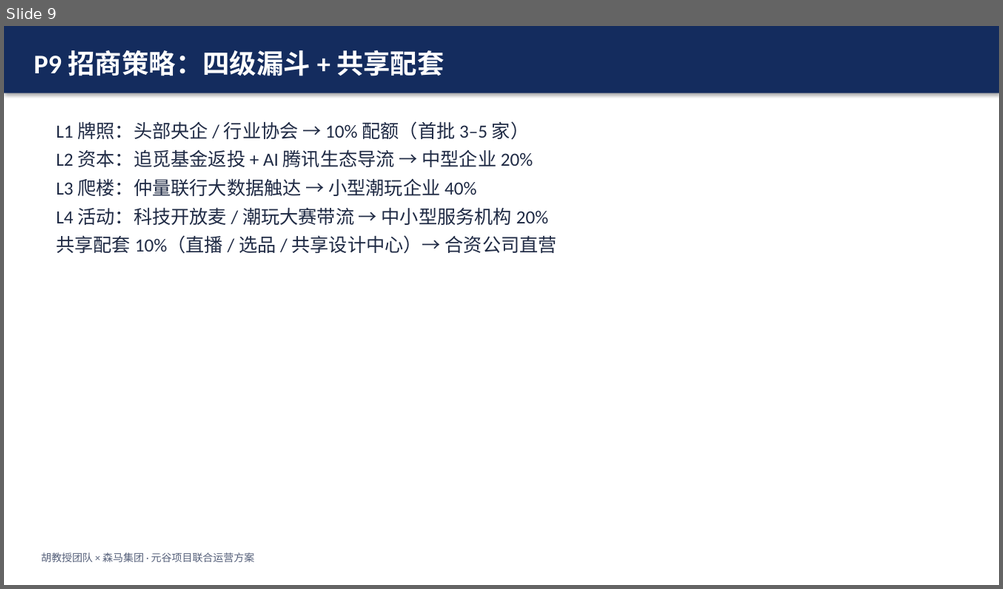
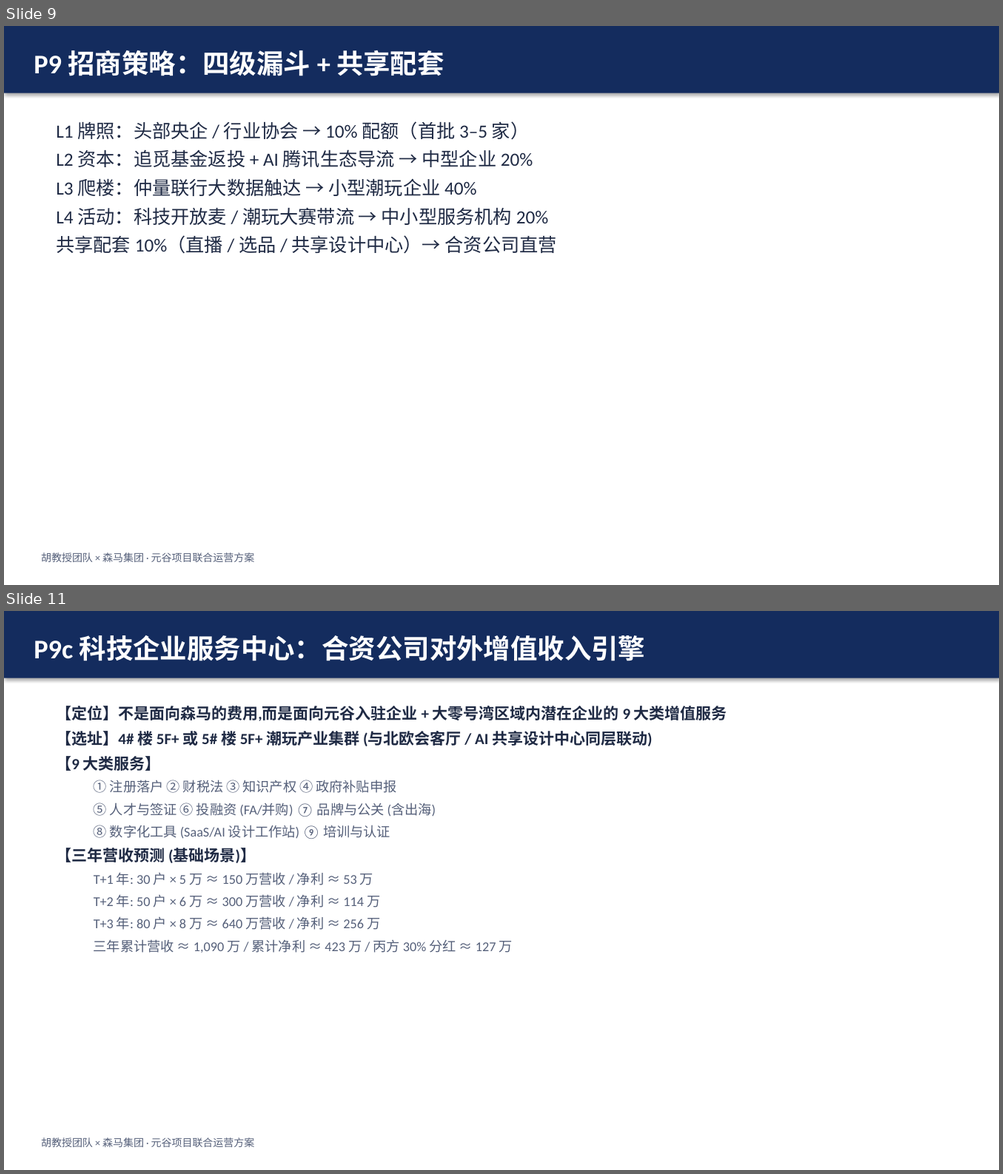
Before and after one commit to hujigang2010-maker/AIDEN, a slide deck: forsemir-yuangu/01_PPT思路/元谷项目招商运营战略汇报.pptx. Shown one above the other, each under a label of ours: slide 9 before the commit, slides 9 and 11 after it; the slides between them are not shown. The pictures are 1003x589 and 1003x1174 pixels, drawn with LibreOffice and Linux fonts; fonts in the diff are those of the drawing. Boxes give left, top, right and bottom in pixels: in the first picture for what was removed or moved away, otherwise in the second. Text is boxed around its words. In the diff, an @@ line names an element or a change of style, - is before the commit and + after.

```diff
--- a/forsemir-yuangu/01_PPT思路/元谷项目招商运营战略汇报.pptx
+++ b/forsemir-yuangu/01_PPT思路/元谷项目招商运营战略汇报.pptx
@@ slide 11 added at (x1=4, y1=611, x2=999, y2=1170), background #FFFFFF @@
@@ rectangle added at (x1=4, y1=611, x2=999, y2=678), fill #142C5E, 26 pt, text #FFFFFF, bold @@
+P9c 科技企业服务中心：合资公司对外增值收入引擎
@@ text added at (x1=56, y1=706, x2=727, y2=953), 13 pt, text #55607A @@
+【定位】不是面向森马的费用,而是面向元谷入驻企业 + 大零号湾区域内潜在企业的 9 大类增值服务
+【选址】4# 楼 5F+ 或 5# 楼 5F+ 潮玩产业集群 (与北欧会客厅 / AI 共享设计中心同层联动)
+【9 大类服务】
+  ① 注册落户 ② 财税法 ③ 知识产权 ④ 政府补贴申报
+  ⑤ 人才与签证 ⑥ 投融资 (FA/并购) ⑦ 品牌与公关 (含出海)
+  ⑧ 数字化工具 (SaaS/AI 设计工作站) ⑨ 培训与认证
+【三年营收预测 (基础场景)】
+  T+1 年: 30 户 × 5 万 ≈ 150 万营收 / 净利 ≈ 53 万
+  T+2 年: 50 户 × 6 万 ≈ 300 万营收 / 净利 ≈ 114 万
+  T+3 年: 80 户 × 8 万 ≈ 640 万营收 / 净利 ≈ 256 万
+  三年累计营收 ≈ 1,090 万 / 累计净利 ≈ 423 万 / 丙方 30% 分红 ≈ 127 万
@@ text added at (x1=41, y1=1138, x2=255, y2=1147), 10 pt, text #55607A @@
+胡教授团队 × 森马集团 · 元谷项目联合运营方案
```
Also in this commit, not shown: 2 slides changed, 1 other slide added, 11 other files.
